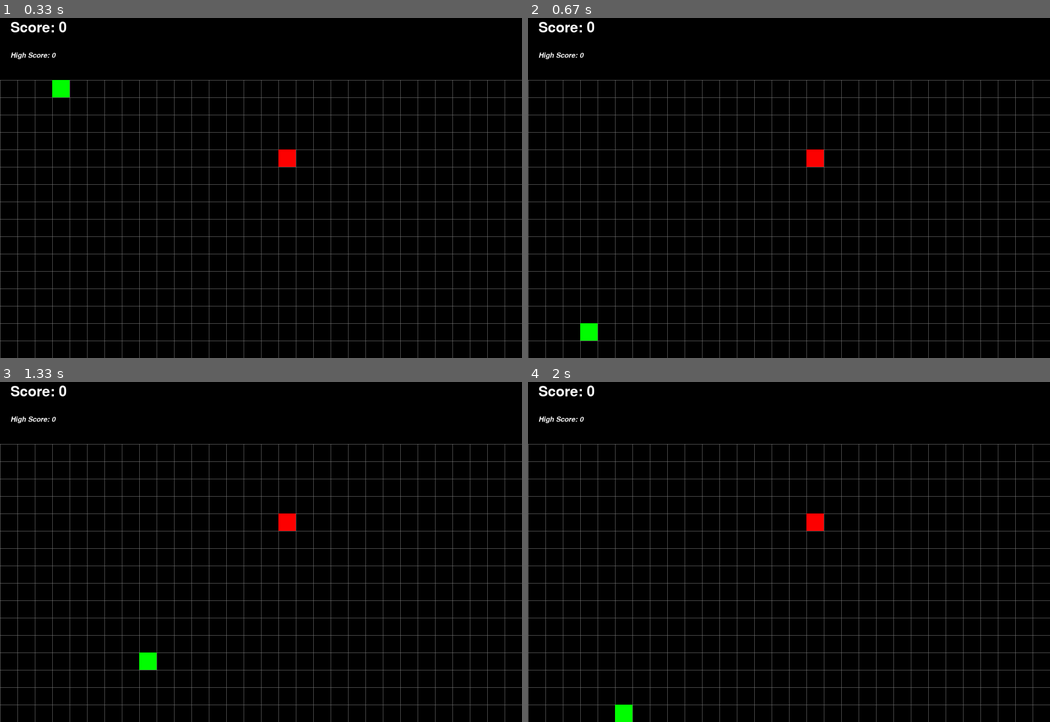
Above: before the commit, frames 1-4 (two rows, left to right).
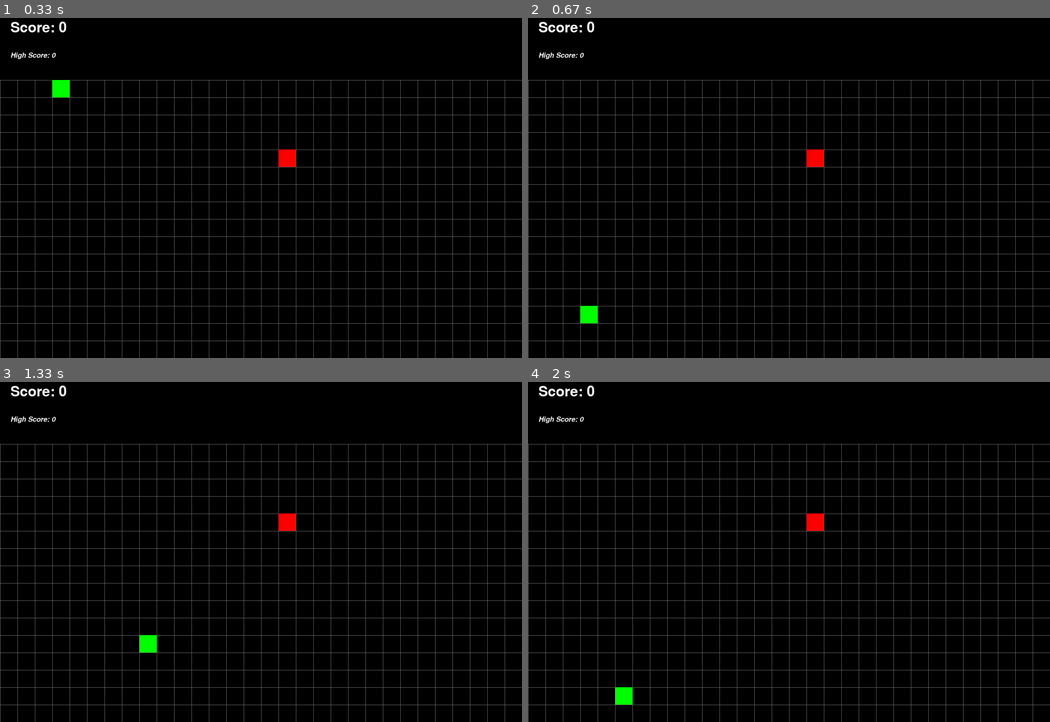
Above: after the commit, the same moments.

Repository: JohnWatersReal/Pygame-Snake
Game: pygame game, started from Snake.py
The game is run twice, just before and just after one commit, with the same random seed, the same clock (stepped at 60 frames per second) and the same inputs.
Inputs:
- Up to frame 1 (0.33 s): no input
- Up to frame 2 (0.67 s): hold Up from 0.33 s (still down)
- Up to frame 3 (1.33 s): release Up at 0.8 s; hold Right 0.83-1.3 s
- Up to frame 4 (2 s): hold Down 1.33-1.63 s; hold Left from 1.67 s (still down)

Frame 1 is identical in both runs. In frame 2, 0.3% of the frame differs, in the area x 10-14%, y 84-95%; in frame 3, 0.3%; in frame 4, 0.3%.

Commit message:
Borders now work properly for the first time since the game has begun oh my lord

Diff:
--- a/Snake.py
+++ b/Snake.py
@@ -2,7 +2,8 @@
 from pygame.locals import *
 
 # Things to implement
-# - fix crash when doing a 180
+# - fix doing 180 behaviour still a bit yuck ngl
+# - make only the tail and body move
 
 pygame.init()
 
@@ -70,35 +71,33 @@
             self.rect.y = margin*tile_size
             self.y = margin
         if (self.rect.y < margin*tile_size):
-            self.rect.y = window_height
-            self.y = window_height/tile_size
+            self.rect.y = window_height - tile_size
+            self.y = window_height/tile_size - 1
         # going over or under the horizonal limits
         if (self.rect.right > window_width):
             self.rect.x = 0
             self.x = 0
         if (self.rect.left < 0):
-            self.rect.x = window_width
-            self.x = window_width/tile_size
-
-
-    def changeDirection(self):
-        pressed_keys = pygame.key.get_pressed()
+            self.rect.x = window_width - tile_size
+            self.x = window_width/tile_size - 1
+
+
+    def changeDirection(self, key):
         if (self.dx == 0):
-            if (pressed_keys[K_RIGHT]):
+            if(key == K_RIGHT):
                 self.dx = 1
                 self.dy = 0
-            elif (pressed_keys[K_LEFT]):
+            elif (key == K_LEFT):
                 self.dx = -1
                 self.dy = 0
 
         if (self.dy == 0):
-            if (pressed_keys[K_DOWN]):
+            if (key == K_DOWN):
                 self.dx = 0
                 self.dy = 1
-            elif (pressed_keys[K_UP]):
+            elif (key == K_UP):
                 self.dx = 0
                 self.dy = -1
-
 
 Snake = Player()
 body = []
@@ -209,6 +208,8 @@
                 DISPLAYSURF.blit(paused, rect)
                 pygame.display.update()
                 pause_check(True)
+            else:
+                Snake.changeDirection(event.key)
 
     # Draw the background
     DISPLAYSURF.blit(background_surf, background)
@@ -224,7 +225,6 @@
     DISPLAYSURF.blit(Apple.surf, Apple.rect)
 
     # Handle snake behaviour
-    Snake.changeDirection()
 
     if (movement_tick == 5):
         movement_tick = 0
